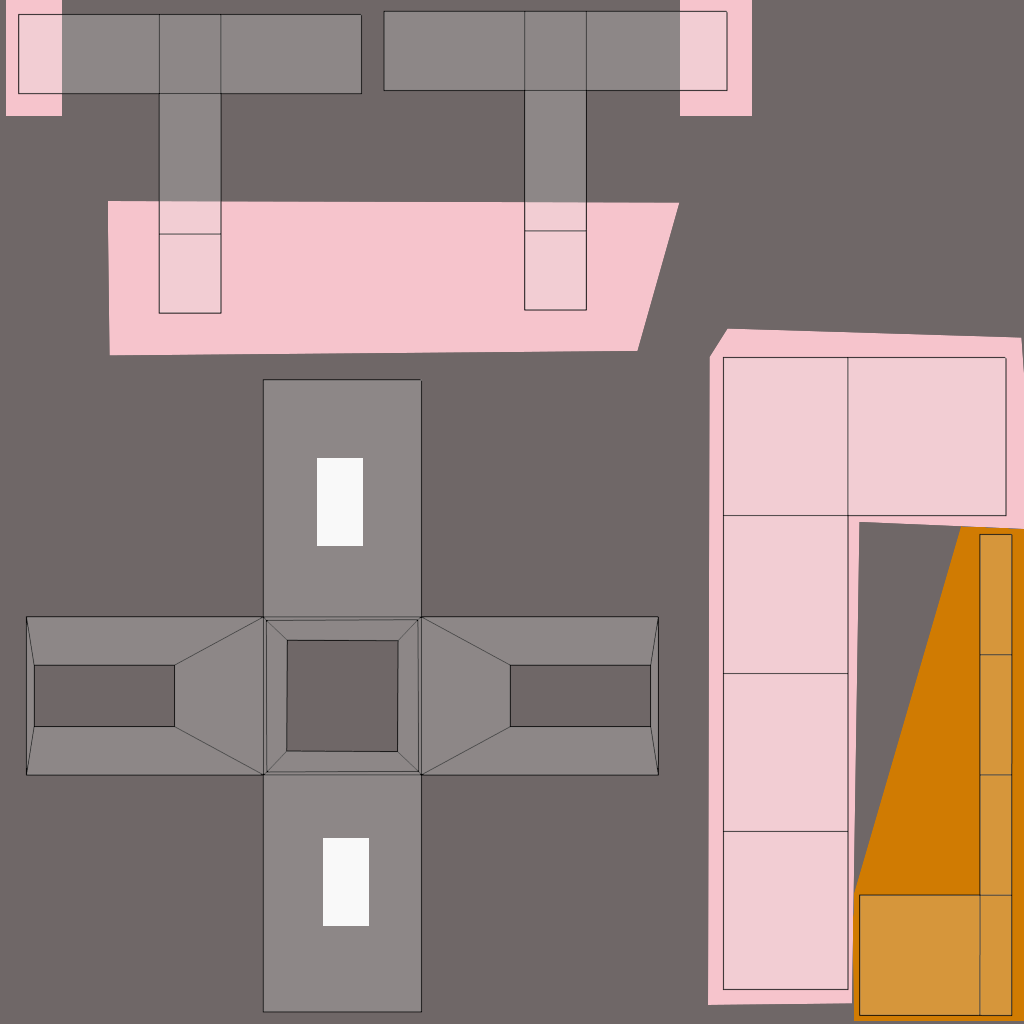
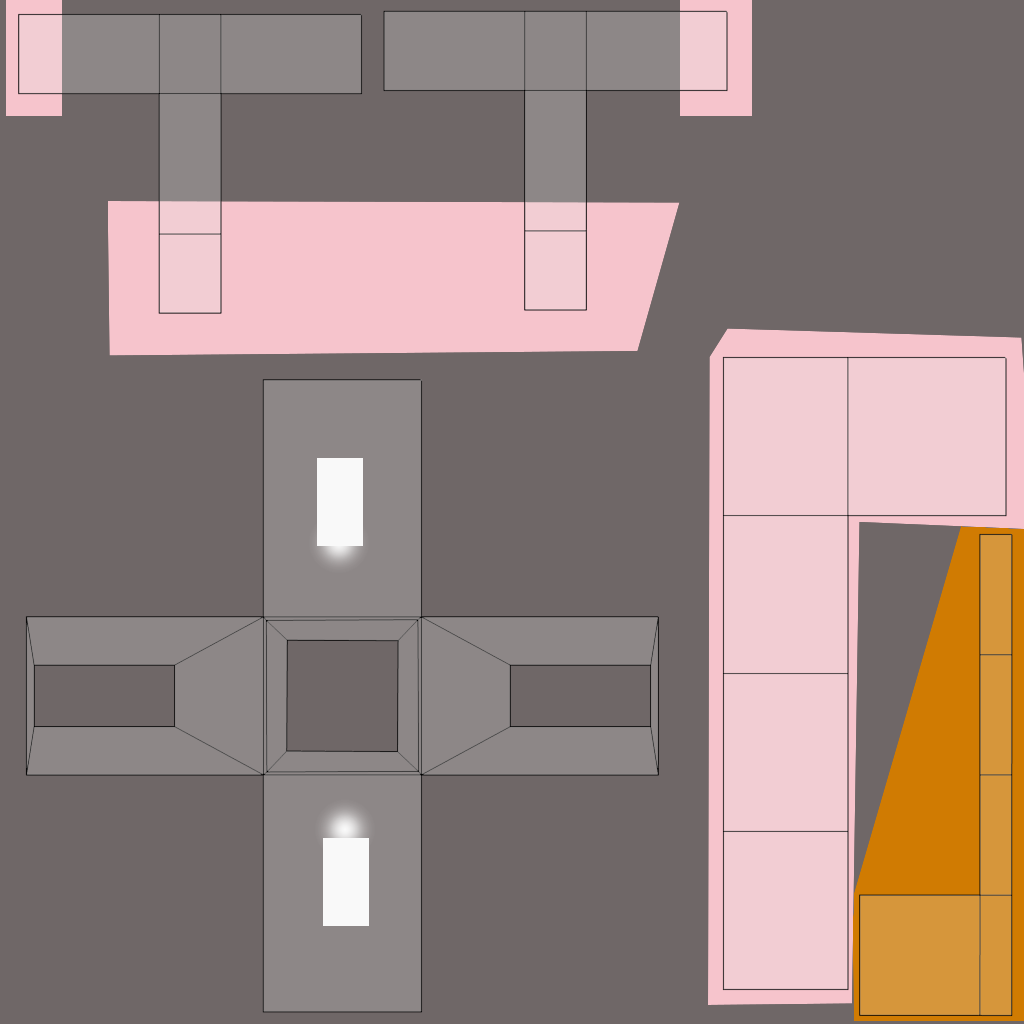
Layered file, before and after one edit (1024 x 1024). Changes by layer:
painted on "Ebene" over [310, 524, 374, 848]
